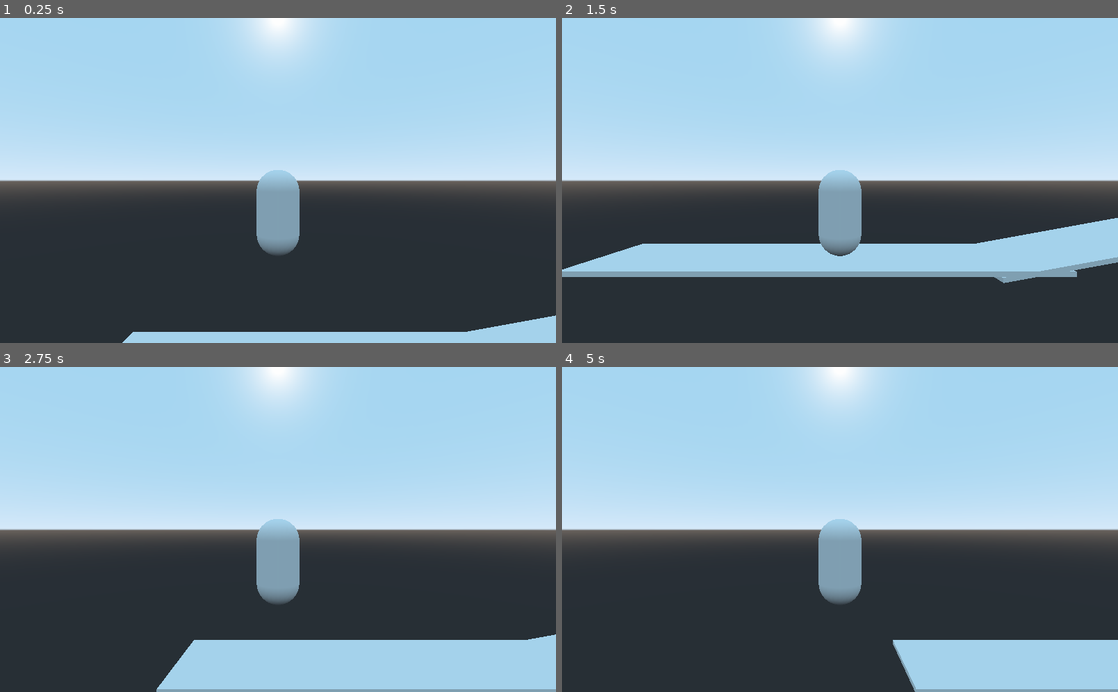
Above: before the commit, frames 1-4 (two rows, left to right).
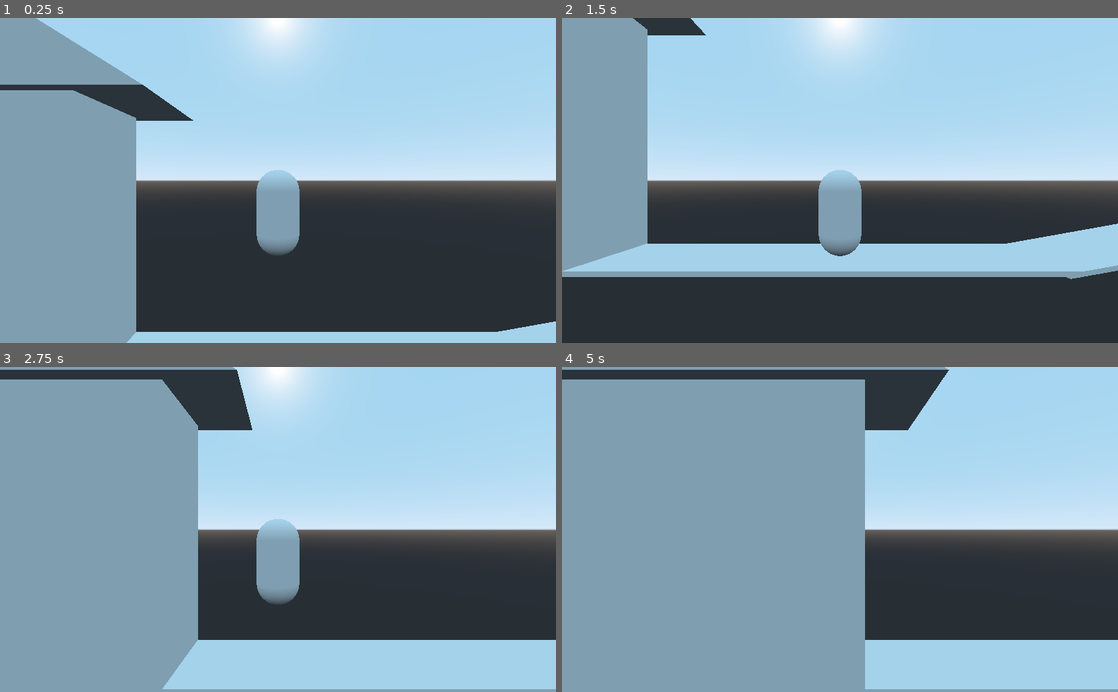
Above: after the commit, the same moments.

Repository: montablac/GGJ23
Game: Godot game, scene res://Test.tscn
Two runs of this game, one before a commit and one after it. Both use one fixed random seed, a clock stepped at 60 frames per second and the inputs below. The project has no main scene, so this scene is started directly.
Inputs:
- Up to frame 1 (0.25 s): no input
- Up to frame 2 (1.5 s): hold D 0.53-1.28 s; tap Space at 0.77 s; hold A from 1.28 s (still down)
- Up to frame 3 (2.75 s): tap Space at 1.52 s; release A at 2.03 s; hold D from 2.03 s (still down)
- Up to frame 4 (5 s): tap Space at 3.02, 3.77, 4.52 s; release D at 3.53 s; hold A from 3.53 s (still down)

The runs differ from the first frame. In frame 1, 24% of the frame differs, in the area x 0-100%, y 0-100%; in frame 2, 13%; in frame 3, 37%; in frame 4, 56%, in the area x 0-70%, y 0-100%.

Commit message:
Greyboxing

Diff:
--- a/Test.tscn
+++ b/Test.tscn
@@ -14,43 +14,34 @@
 [sub_resource type="CapsuleMesh" id=4]
 mid_height = 2.0
 
+[sub_resource type="ConvexPolygonShape" id=5]
+
+[sub_resource type="PrismMesh" id=6]
+
+[sub_resource type="SphereShape" id=7]
+
+[sub_resource type="SphereMesh" id=8]
+
 [node name="Spatial" type="Spatial"]
 
+[node name="StaticBody5" type="StaticBody" parent="."]
+transform = Transform( 1, 0, 0, 0, 94.18, 0, 0, 0, 1, -19.8275, 9.14544, 0 )
+
+[node name="CollisionShape" type="CollisionShape" parent="StaticBody5"]
+shape = SubResource( 1 )
+
+[node name="MeshInstance" type="MeshInstance" parent="StaticBody5"]
+transform = Transform( 1, 0, 0, 0, 0.646215, 0, 0, 0, 1, 1.96332, -0.0330996, 0 )
+mesh = SubResource( 2 )
+skeleton = NodePath("../../StaticBody5")
+
 [node name="StaticBody" type="StaticBody" parent="."]
-transform = Transform( 1, 0, 0, 0, 1, 0, 0, 0, 1, -0.0380692, 0, 0 )
+transform = Transform( 1, 0, 0, 0, 1, 0, 0, 0, 1, 2.1347, 0, 0 )
 
 [node name="CollisionShape" type="CollisionShape" parent="StaticBody"]
 shape = SubResource( 1 )
 
 [node name="MeshInstance" type="MeshInstance" parent="StaticBody"]
-transform = Transform( 1, 0, 0, 0, 1, 0, 0, 0, 1, 1.96332, 0, 0 )
-mesh = SubResource( 2 )
-
-[node name="StaticBody2" type="StaticBody" parent="."]
-transform = Transform( 0.983816, -0.17918, 0, 0.17918, 0.983816, 0, 0, 0, 1, 18.9351, 1.55021, 0 )
-
-[node name="CollisionShape" type="CollisionShape" parent="StaticBody2"]
-shape = SubResource( 1 )
-
-[node name="MeshInstance" type="MeshInstance" parent="StaticBody2"]
-mesh = SubResource( 2 )
-
-[node name="StaticBody3" type="StaticBody" parent="."]
-transform = Transform( 0.890205, -0.45556, 0, 0.45556, 0.890205, 0, 0, 0, 1, 33.4753, 6.40118, 0 )
-
-[node name="CollisionShape" type="CollisionShape" parent="StaticBody3"]
-shape = SubResource( 1 )
-
-[node name="MeshInstance" type="MeshInstance" parent="StaticBody3"]
-mesh = SubResource( 2 )
-
-[node name="StaticBody4" type="StaticBody" parent="."]
-transform = Transform( 0.994005, -0.109335, 0, 0.109335, 0.994005, 0, 0, 0, 1, 52.1255, 12.0138, 0 )
-
-[node name="CollisionShape" type="CollisionShape" parent="StaticBody4"]
-shape = SubResource( 1 )
-
-[node name="MeshInstance" type="MeshInstance" parent="StaticBody4"]
 mesh = SubResource( 2 )
 
 [node name="RigidBody" type="KinematicBody" parent="."]
@@ -67,3 +58,288 @@
 
 [node name="Camera" type="Camera" parent="RigidBody"]
 transform = Transform( 1, 0, 0, 0, 1, 0, 0, 0, 1, 0, 1.49742, 10.9062 )
+
+[node name="StaticBody6" type="StaticBody" parent="."]
+transform = Transform( 12.8679, 0, 0, 0, 4.0096, 0, 0, 0, 2.52717, -42.9023, 20.1721, 0 )
+
+[node name="CollisionShape" type="CollisionShape" parent="StaticBody6"]
+shape = SubResource( 5 )
+
+[node name="MeshInstance" type="MeshInstance" parent="StaticBody6"]
+transform = Transform( 1, 0, 0, 0, 1, 0, 0, 0, 1, 1.95361, -1.04032, 0 )
+mesh = SubResource( 6 )
+skeleton = NodePath("../../StaticBody5")
+
+[node name="StaticBody2" type="StaticBody" parent="."]
+transform = Transform( 0.984414, -0.175865, 0, 0.175865, 0.984414, 0, 0, 0, 1, 21.5001, 1.6718, 0 )
+
+[node name="CollisionShape" type="CollisionShape" parent="StaticBody2"]
+shape = SubResource( 1 )
+
+[node name="MeshInstance" type="MeshInstance" parent="StaticBody2"]
+mesh = SubResource( 2 )
+
+[node name="StaticBody3" type="StaticBody" parent="."]
+transform = Transform( 1, 0, 0, 0, 1, 0, 0, 0, 1, 41.2387, 3.39102, 0 )
+
+[node name="CollisionShape" type="CollisionShape" parent="StaticBody3"]
+shape = SubResource( 1 )
+
+[node name="MeshInstance" type="MeshInstance" parent="StaticBody3"]
+mesh = SubResource( 2 )
+
+[node name="StaticBody4" type="StaticBody" parent="."]
+transform = Transform( 0.401102, -2.5842, 0, 0.308879, 3.35577, 0, 0, 0, 1, 54.8745, 6.54064, 0 )
+
+[node name="CollisionShape" type="CollisionShape" parent="StaticBody4"]
+shape = SubResource( 1 )
+
+[node name="MeshInstance" type="MeshInstance" parent="StaticBody4"]
+mesh = SubResource( 2 )
+
+[node name="StaticBody7" type="StaticBody" parent="."]
+transform = Transform( 0.999538, -0.030399, 0, 0.030399, 0.999538, 0, 0, 0, 1, 68.7105, 10.0829, 0 )
+
+[node name="CollisionShape" type="CollisionShape" parent="StaticBody7"]
+shape = SubResource( 1 )
+
+[node name="MeshInstance" type="MeshInstance" parent="StaticBody7"]
+mesh = SubResource( 2 )
+
+[node name="StaticBody8" type="StaticBody" parent="."]
+transform = Transform( 1, 0, 0, 0, 1, 0, 0, 0, 1, 70.1448, 10.1427, 0 )
+
+[node name="CollisionShape" type="CollisionShape" parent="StaticBody8"]
+shape = SubResource( 7 )
+
+[node name="MeshInstance" type="MeshInstance" parent="StaticBody8"]
+mesh = SubResource( 8 )
+
+[node name="StaticBody9" type="StaticBody" parent="."]
+transform = Transform( 1.4175, 0, 0, 0, 1.4175, 0, 0, 0, 1.4175, 75.2294, 10.1441, 0 )
+
+[node name="CollisionShape" type="CollisionShape" parent="StaticBody9"]
+shape = SubResource( 7 )
+
+[node name="MeshInstance" type="MeshInstance" parent="StaticBody9"]
+mesh = SubResource( 8 )
+
+[node name="StaticBody10" type="StaticBody" parent="."]
+transform = Transform( 0.994247, -0.107114, 0, 0.107114, 0.994247, 0, 0, 0, 1, 88.5425, 11.4324, 0 )
+
+[node name="CollisionShape" type="CollisionShape" parent="StaticBody10"]
+shape = SubResource( 1 )
+
+[node name="MeshInstance" type="MeshInstance" parent="StaticBody10"]
+mesh = SubResource( 2 )
+
+[node name="StaticBody11" type="StaticBody" parent="."]
+transform = Transform( 0.108131, -4.13773, 0, 0.494567, 0.904668, 0, 0, 0, 1, 119.563, 15.2546, 0 )
+
+[node name="CollisionShape" type="CollisionShape" parent="StaticBody11"]
+shape = SubResource( 1 )
+
+[node name="MeshInstance" type="MeshInstance" parent="StaticBody11"]
+transform = Transform( 1, 0, 0, -1.86265e-09, 1, 0, 0, 0, 1, 0, 0, 0 )
+mesh = SubResource( 2 )
+
+[node name="StaticBody12" type="StaticBody" parent="."]
+transform = Transform( 0.550047, 0, 0, 0, 1, 0, 0, 0, 1, 114.178, 17.0155, 0 )
+
+[node name="CollisionShape" type="CollisionShape" parent="StaticBody12"]
+shape = SubResource( 1 )
+
+[node name="MeshInstance" type="MeshInstance" parent="StaticBody12"]
+transform = Transform( 1, 0, 0, 0, 1, 0, 0, 0, 1, 0.265915, 0, 0 )
+mesh = SubResource( 2 )
+
+[node name="StaticBody13" type="StaticBody" parent="."]
+transform = Transform( 0.999512, -0.0312189, 0, 0.0312189, 0.999512, 0, 0, 0, 1, 130.15, 20.4331, 0 )
+
+[node name="CollisionShape" type="CollisionShape" parent="StaticBody13"]
+shape = SubResource( 1 )
+
+[node name="MeshInstance" type="MeshInstance" parent="StaticBody13"]
+transform = Transform( 1, 0, 0, 0, 1, 0, 0, 0, 1, 0.291122, -0.00909615, 0 )
+mesh = SubResource( 2 )
+
+[node name="StaticBody14" type="StaticBody" parent="."]
+transform = Transform( 0.529767, -0.401916, 0, 0.232529, 0.915677, 0, 0, 0, 1, 103.586, 14.7204, 0 )
+
+[node name="CollisionShape" type="CollisionShape" parent="StaticBody14"]
+shape = SubResource( 1 )
+
+[node name="MeshInstance" type="MeshInstance" parent="StaticBody14"]
+mesh = SubResource( 2 )
+
+[node name="StaticBody15" type="StaticBody" parent="."]
+transform = Transform( -0.0269274, -4.22948, 0, 0.505533, -0.225285, 0, 0, 0, 1, 140.18, 19.5768, 0 )
+
+[node name="CollisionShape" type="CollisionShape" parent="StaticBody15"]
+shape = SubResource( 1 )
+
+[node name="MeshInstance" type="MeshInstance" parent="StaticBody15"]
+transform = Transform( 1, 1.19209e-07, 0, -3.72529e-09, 1, 0, 0, 0, 1, 0, 0, 0 )
+mesh = SubResource( 2 )
+
+[node name="StaticBody16" type="StaticBody" parent="."]
+transform = Transform( 0.988011, -0.154383, 0, 0.154383, 0.988011, 0, 0, 0, 1, 149.39, 25.9145, 0 )
+
+[node name="CollisionShape" type="CollisionShape" parent="StaticBody16"]
+shape = SubResource( 1 )
+
+[node name="MeshInstance" type="MeshInstance" parent="StaticBody16"]
+transform = Transform( 1, 0, 0, 0, 1, 0, 0, 0, 1, 0.291122, -0.00909615, 0 )
+mesh = SubResource( 2 )
+
+[node name="StaticBody17" type="StaticBody" parent="."]
+transform = Transform( 0.550047, 0, 0, 0, 1, 0, 0, 0, 1, 164.819, 27.4983, 0 )
+
+[node name="CollisionShape" type="CollisionShape" parent="StaticBody17"]
+shape = SubResource( 1 )
+
+[node name="MeshInstance" type="MeshInstance" parent="StaticBody17"]
+transform = Transform( 1, 0, 0, 0, 1, 0, 0, 0, 1, 0.265915, 0, 0 )
+mesh = SubResource( 2 )
+
+[node name="StaticBody18" type="StaticBody" parent="."]
+transform = Transform( 0.471423, 0.515218, 0, -0.283394, 0.857059, 0, 0, 0, 1, 174.975, 24.7357, 0 )
+
+[node name="CollisionShape" type="CollisionShape" parent="StaticBody18"]
+shape = SubResource( 1 )
+
+[node name="MeshInstance" type="MeshInstance" parent="StaticBody18"]
+transform = Transform( 1, 0, 0, 0, 1, 0, 0, 0, 1, 0.265915, 0, 0 )
+mesh = SubResource( 2 )
+
+[node name="StaticBody19" type="StaticBody" parent="."]
+transform = Transform( 0.49546, 0.434319, 0, -0.238896, 0.900759, 0, 0, 0, 1, 183.912, 19.8829, 0 )
+
+[node name="CollisionShape" type="CollisionShape" parent="StaticBody19"]
+shape = SubResource( 1 )
+
+[node name="MeshInstance" type="MeshInstance" parent="StaticBody19"]
+transform = Transform( 1, 0, 0, 0, 1, 0, 0, 0, 1, 0.265915, 0, 0 )
+mesh = SubResource( 2 )
+
+[node name="StaticBody20" type="StaticBody" parent="."]
+transform = Transform( 0.540471, -0.185787, 0, 0.102191, 0.98259, 0, 0, 0, 1, 193.019, 26.7447, 0 )
+
+[node name="CollisionShape" type="CollisionShape" parent="StaticBody20"]
+shape = SubResource( 1 )
+
+[node name="MeshInstance" type="MeshInstance" parent="StaticBody20"]
+transform = Transform( 1, 0, 0, 0, 1, 0, 0, 0, 1, 0.2659, 9.53674e-07, 0 )
+mesh = SubResource( 2 )
+
+[node name="StaticBody21" type="StaticBody" parent="."]
+transform = Transform( 0.303572, 0.236974, 0, -0.0740479, 0.971516, 0, 0, 0, 1, 201.494, 27.1181, -5.81741e-05 )
+
+[node name="CollisionShape" type="CollisionShape" parent="StaticBody21"]
+shape = SubResource( 1 )
+
+[node name="MeshInstance" type="MeshInstance" parent="StaticBody21"]
+transform = Transform( 1, 0, 0, 0, 1, 0, 0, 0, 1, 0.265915, 0, 0 )
+mesh = SubResource( 2 )
+
+[node name="StaticBody22" type="StaticBody" parent="."]
+transform = Transform( 1.60949, 0, 0, 0, 1, 0, 0, 0, 1, 204.306, 17.622, 0 )
+
+[node name="CollisionShape" type="CollisionShape" parent="StaticBody22"]
+shape = SubResource( 1 )
+
+[node name="MeshInstance" type="MeshInstance" parent="StaticBody22"]
+transform = Transform( 1, 0, 0, 0, 1, 0, 0, 0, 1, 0.2659, 0, 0 )
+mesh = SubResource( 2 )
+
+[node name="StaticBody23" type="StaticBody" parent="."]
+transform = Transform( 0.540471, -0.185787, 0, 0.102191, 0.98259, 0, 0, 0, 1, 217.607, 29.7612, 0 )
+
+[node name="CollisionShape" type="CollisionShape" parent="StaticBody23"]
+shape = SubResource( 1 )
+
+[node name="MeshInstance" type="MeshInstance" parent="StaticBody23"]
+transform = Transform( 1, 0, 0, 0, 1, 0, 0, 0, 1, 0.2659, 9.53674e-07, 0 )
+mesh = SubResource( 2 )
+
+[node name="StaticBody24" type="StaticBody" parent="."]
+transform = Transform( 0.303572, 0.236974, 0, -0.0740479, 0.971516, 0, 0, 0, 1, 226.082, 30.1347, -5.81741e-05 )
+
+[node name="CollisionShape" type="CollisionShape" parent="StaticBody24"]
+shape = SubResource( 1 )
+
+[node name="MeshInstance" type="MeshInstance" parent="StaticBody24"]
+transform = Transform( 1, 0, 0, 0, 1, 0, 0, 0, 1, 0.265915, 0, 0 )
+mesh = SubResource( 2 )
+
+[node name="StaticBody25" type="StaticBody" parent="."]
+transform = Transform( 0.537582, 0.211683, 0, -0.116436, 0.977338, 0, 0, 0, 1, 225.844, 16.3975, 0 )
+
+[node name="CollisionShape" type="CollisionShape" parent="StaticBody25"]
+transform = Transform( 1, 0, 0, 0, 1, 0, 0, 0, 1, 0, 0, 0 )
+shape = SubResource( 1 )
+
+[node name="MeshInstance" type="MeshInstance" parent="StaticBody25"]
+transform = Transform( 1, 0, 0, 0, 1, 0, 0, 0, 1, 0.316681, 0.144722, 0 )
+mesh = SubResource( 2 )
+
+[node name="StaticBody26" type="StaticBody" parent="."]
+transform = Transform( 1.43933, 0.184266, 0, -0.0386375, 0.99753, 0, 0, 0, 1, 244.265, 15.0607, 0 )
+
+[node name="CollisionShape" type="CollisionShape" parent="StaticBody26"]
+shape = SubResource( 1 )
+
+[node name="MeshInstance" type="MeshInstance" parent="StaticBody26"]
+transform = Transform( 1, 0, 0, 0, 1, 0, 0, 0, 1, 0.265915, 0, 0 )
+mesh = SubResource( 2 )
+
+[node name="StaticBody27" type="StaticBody" parent="."]
+transform = Transform( 0.540471, -0.185787, 0, 0.102191, 0.98259, 0, 0, 0, 1, 246.567, 31.4237, 0 )
+
+[node name="CollisionShape" type="CollisionShape" parent="StaticBody27"]
+shape = SubResource( 1 )
+
+[node name="MeshInstance" type="MeshInstance" parent="StaticBody27"]
+transform = Transform( 1, 0, 0, 0, 1, 0, 0, 0, 1, 0.2659, 9.53674e-07, 0 )
+mesh = SubResource( 2 )
+
+[node name="StaticBody28" type="StaticBody" parent="."]
+transform = Transform( 0.494774, -0.436896, 0, 0.240313, 0.899512, 0, 0, 0, 1, 256.156, 34.5899, 0 )
+
+[node name="CollisionShape" type="CollisionShape" parent="StaticBody28"]
+shape = SubResource( 1 )
+
+[node name="MeshInstance" type="MeshInstance" parent="StaticBody28"]
+transform = Transform( 1, 0, 0, 0, 1, 0, 0, 0, 1, 0.2659, 9.53674e-07, 0 )
+mesh = SubResource( 2 )
+
+[node name="StaticBody29" type="StaticBody" parent="."]
+transform = Transform( 0.108131, -4.13773, 0, 0.494567, 0.904668, 0, 0, 0, 1, 268.038, 37.2822, 0 )
+
+[node name="CollisionShape" type="CollisionShape" parent="StaticBody29"]
+shape = SubResource( 1 )
+
+[node name="MeshInstance" type="MeshInstance" parent="StaticBody29"]
+transform = Transform( 1, 0, 0, -1.86265e-09, 1, 0, 0, 0, 1, 0, 0, 0 )
+mesh = SubResource( 2 )
+
+[node name="StaticBody30" type="StaticBody" parent="."]
+transform = Transform( 0.999512, -0.0312189, 0, 0.0312189, 0.999512, 0, 0, 0, 1, 278.625, 42.4606, 0 )
+
+[node name="CollisionShape" type="CollisionShape" parent="StaticBody30"]
+shape = SubResource( 1 )
+
+[node name="MeshInstance" type="MeshInstance" parent="StaticBody30"]
+transform = Transform( 1, 0, 0, 0, 1, 0, 0, 0, 1, 0.291122, -0.00909615, 0 )
+mesh = SubResource( 2 )
+
+[node name="StaticBody31" type="StaticBody" parent="."]
+transform = Transform( 0.317503, 0.0372973, 0, -0.0354671, 0.997919, 0, 0, 0, 1, 264.346, 36.6539, 0 )
+
+[node name="CollisionShape" type="CollisionShape" parent="StaticBody31"]
+transform = Transform( 1, 0, 0, 3.72529e-09, 1, 0, 0, 0, 1, 0, 0, 0 )
+shape = SubResource( 1 )
+
+[node name="MeshInstance" type="MeshInstance" parent="StaticBody31"]
+transform = Transform( 1, 0, 0, 0, 1, 0, 0, 0, 1, 0.2659, 9.53674e-07, 0 )
+mesh = SubResource( 2 )
Not shown, changed: .mono/assemblies/Debug/api_hash_cache.cfg
Not shown: 1 places in Test.tscn that only renumber resources
Not shown, added: .mono/assemblies/Debug/GodotSharp.dll
Not shown, added: .mono/assemblies/Debug/GodotSharp.pdb
Not shown, added: .mono/assemblies/Debug/GodotSharpEditor.dll
Not shown, added: .mono/assemblies/Debug/GodotSharpEditor.pdb
